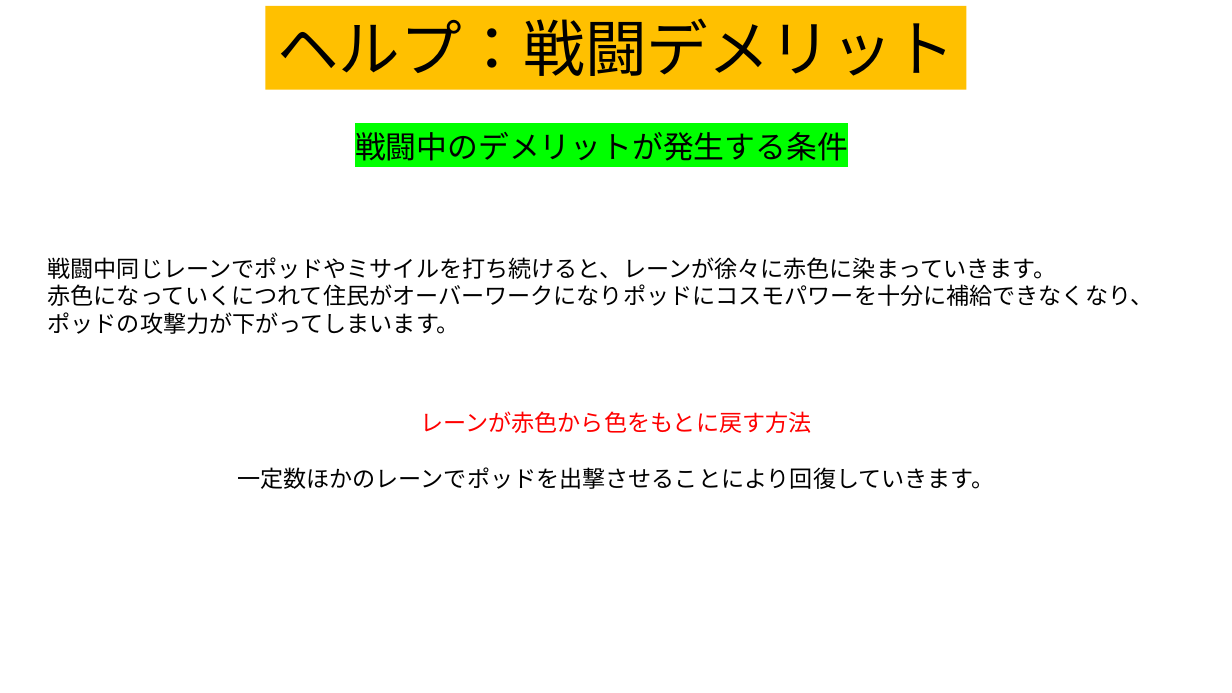
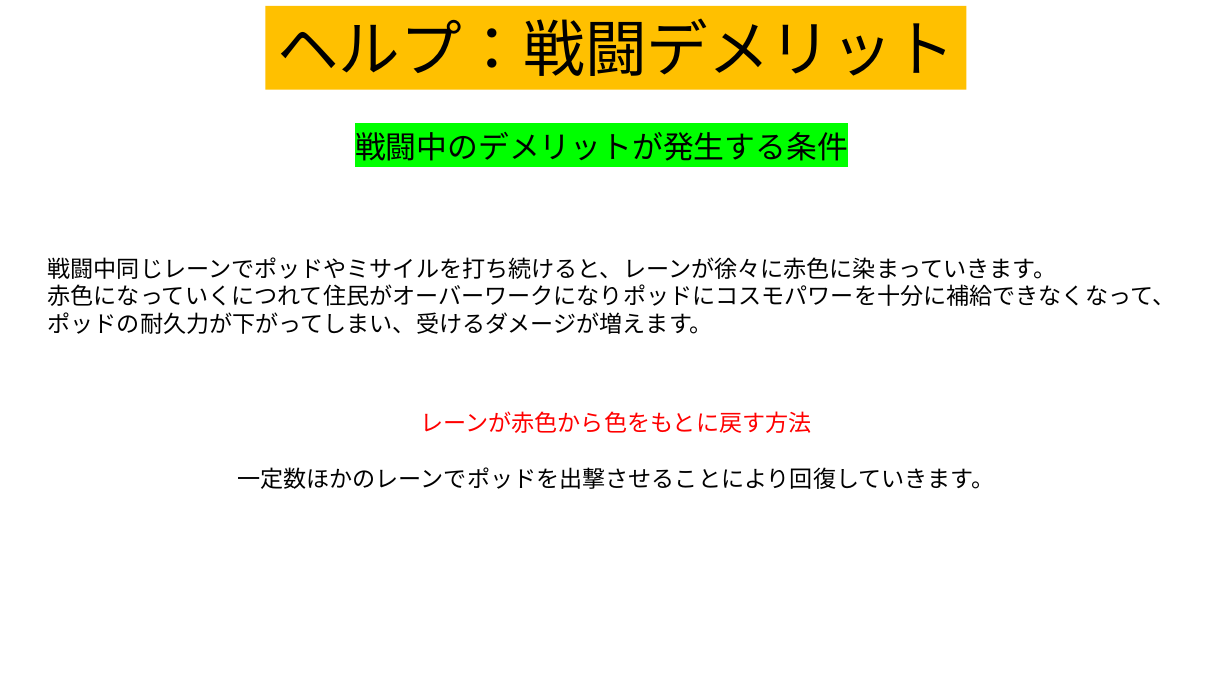
Before and after one commit to team556/team, a slide deck: slide 12 of 説明文.pptx. Drawn at 1232x693 pixels with LibreOffice and Linux fonts; fonts in the diff are those of the drawing. Boxes give left, top, right and bottom in pixels: in the first picture for what was removed or moved away, otherwise in the second. Text is boxed around its words. In the diff, an @@ line names an element or a change of style, - is before the commit and + after.

```diff
--- a/説明文.pptx
+++ b/説明文.pptx
@@ text at box(48, 284, 1175, 334): text changed @@
-赤色になっていくにつれて住民がオーバーワークになりポッドにコスモパワーを十分に補給できなくなり、ポッドの攻撃力が下がってしまいます。
+赤色になっていくにつれて住民がオーバーワークになりポッドにコスモパワーを十分に補給できなくなって、ポッドの耐久力が下がってしまい、受けるダメージが増えます。
```
Also in this commit, not shown: 3 other files.
